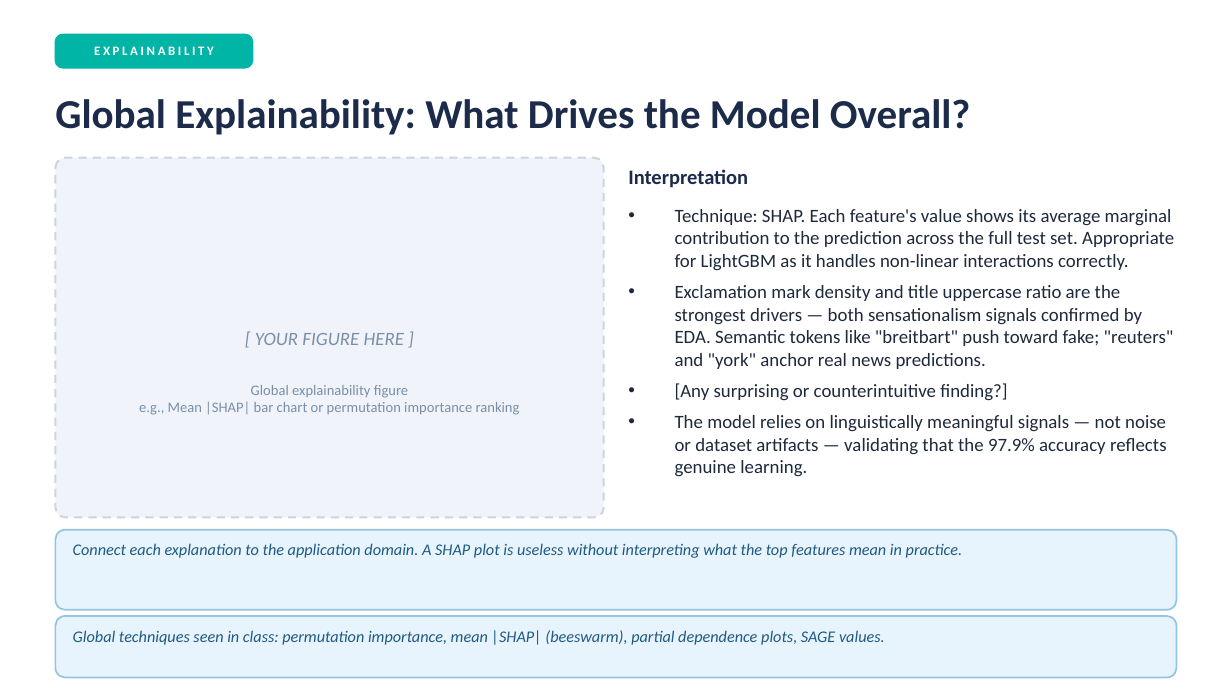
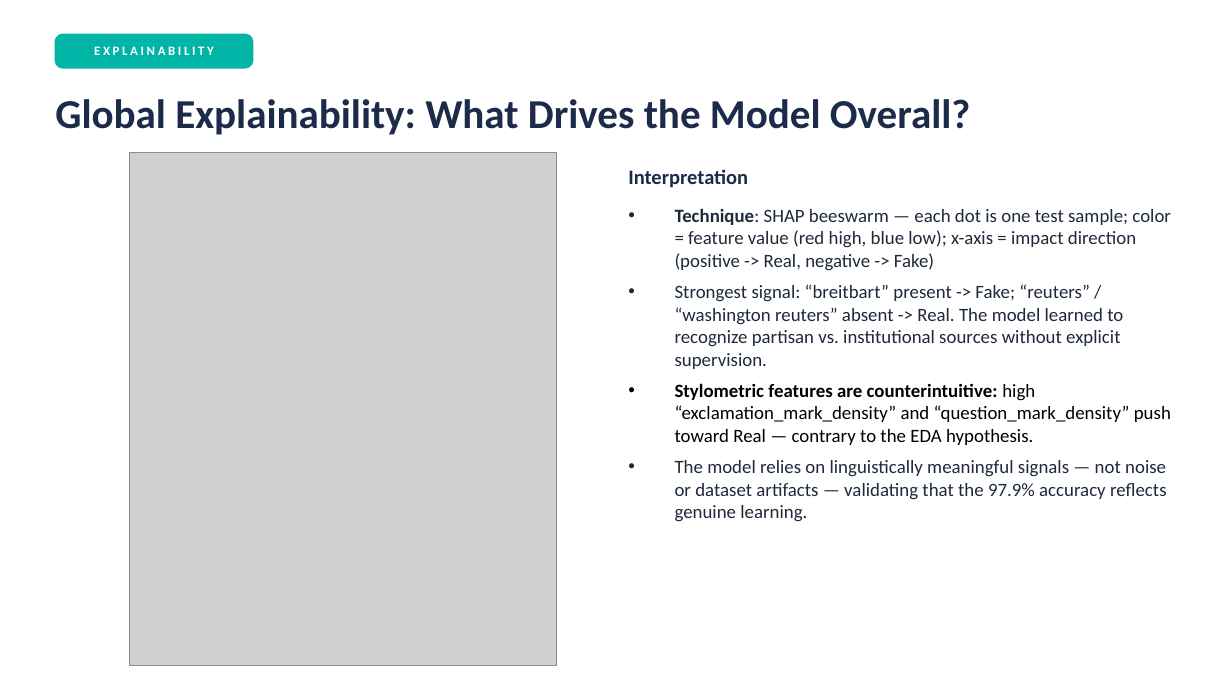
Before and after one commit to jackomazi/data-mining-and-machine-learning-project, a slide deck: slide 12 of project_presentation_template.pptx. Drawn at 1232x693 pixels with LibreOffice and Linux fonts; fonts in the diff are those of the drawing; grey boxes stand for pictures. Boxes give left, top, right and bottom in pixels: in the first picture for what was removed or moved away, otherwise in the second. Text is boxed around its words. In the diff, an @@ line names an element or a change of style, - is before the commit and + after.

Commit message:
Modify presentation

```diff
--- a/project_presentation_template.pptx
+++ b/project_presentation_template.pptx
@@ rounded rectangle removed at (55, 158, 604, 517) @@
@@ picture added at (129, 153, 556, 665) @@
@@ text at (675, 208, 1171, 445): text changed @@
-• Technique: SHAP. Each feature's value shows its average marginal contribution to the prediction across the full test set. Appropriate for LightGBM as it handles non-linear interactions correctly.
-• Exclamation mark density and title uppercase ratio are the strongest drivers — both sensationalism signals confirmed by EDA. Semantic tokens like "breitbart" push toward fake; "reuters" and "york" anchor real news predictions.
-• [Any surprising or counterintuitive finding?]
+• Technique: SHAP beeswarm — each dot is one test sample; color = feature value (red high, blue low); x-axis = impact direction (positive -> Real, negative -> Fake)
+• Strongest signal: “breitbart” present -> Fake; “reuters” / “washington reuters” absent -> Real. The model learned to recognize partisan vs. institutional sources without explicit supervision.
+• Stylometric features are counterintuitive: high “exclamation_mark_density” and “question_mark_density” push toward Real — contrary to the EDA hypothesis.
@@ text removed at (255, 333, 404, 345) @@
-[ YOUR FIGURE HERE ]
@@ text removed at (139, 385, 520, 415) @@
-Global explainability figure
-e.g., Mean |SHAP| bar chart or permutation importance ranking
@@ rounded rectangle removed at (55, 530, 1177, 610) @@
@@ text removed at (73, 543, 962, 558) @@
-Connect each explanation to the application domain. A SHAP plot is useless without interpreting what the top features mean in practice.
@@ rounded rectangle removed at (55, 616, 1177, 678) @@
@@ text removed at (73, 630, 885, 645) @@
-Global techniques seen in class: permutation importance, mean |SHAP| (beeswarm), partial dependence plots, SAGE values.
```
Also in this commit, not shown: 2 other slides changed, 1 slide added, 1 slide removed, 4 other files.
